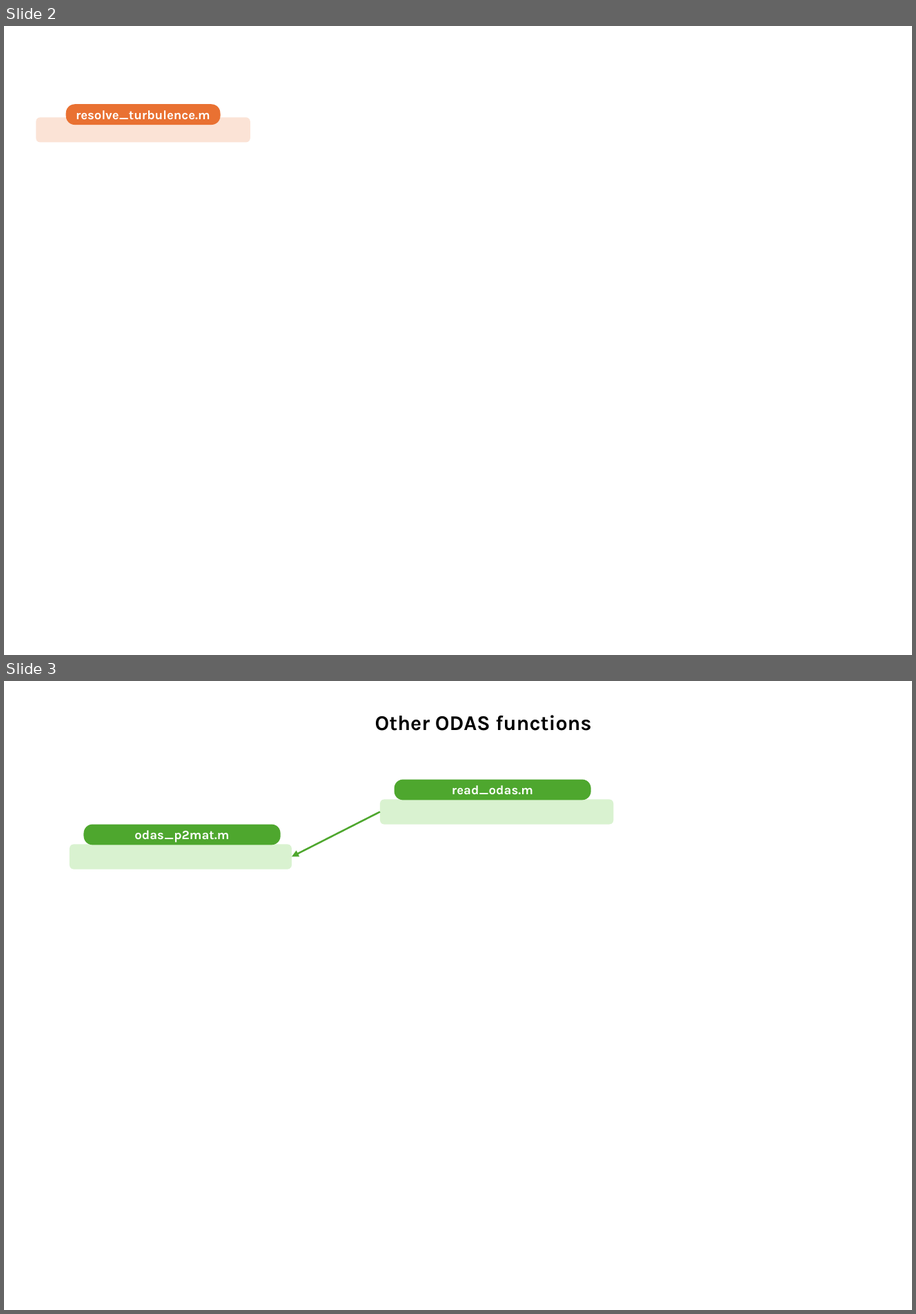
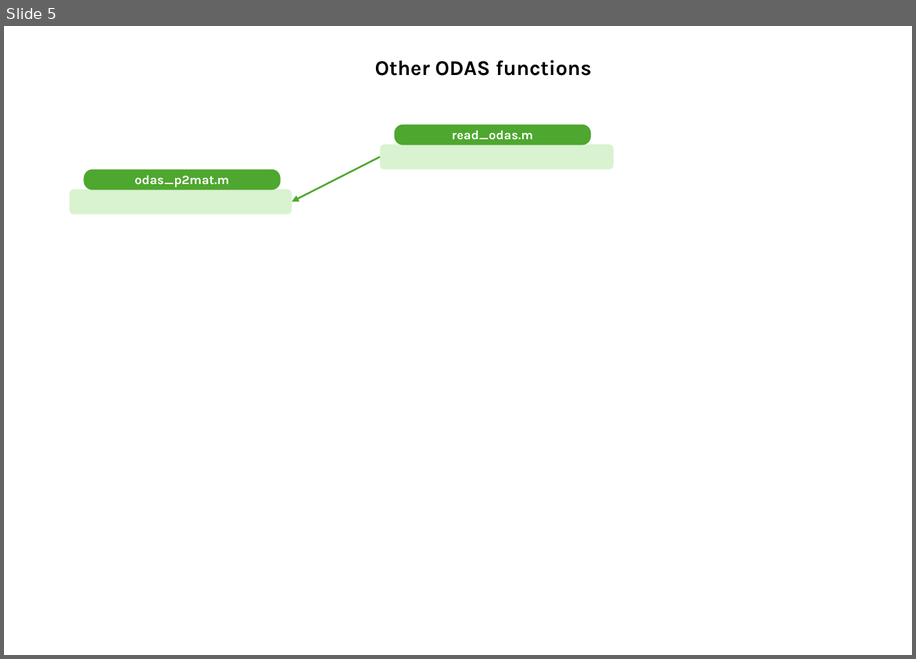
Before and after one commit to tdoda/turbulence_methods, a slide deck: notes/microstructure_profiler_scripts.pptx. Shown one above the other, each under a label of ours: slides 2 and 3 before the commit, slide 5 after it. The pictures are 916x1314 and 916x659 pixels, drawn with LibreOffice and Linux fonts; fonts in the diff are those of the drawing. Boxes give left, top, right and bottom in pixels: in the first picture for what was removed or moved away, otherwise in the second. Text is boxed around its words. In the diff, an @@ line names an element or a change of style, - is before the commit and + after.

```diff
--- a/notes/microstructure_profiler_scripts.pptx
+++ b/notes/microstructure_profiler_scripts.pptx
@@ slide 2 removed at (x1=4, y1=26, x2=912, y2=655), background #FFFFFF @@
@@ rounded rectangle removed at (x1=66, y1=104, x2=221, y2=125) @@
-resolve_turbulence.m
@@ rounded rectangle removed at (x1=36, y1=117, x2=250, y2=143) @@
@@ what was slide 3 is now slide 5 @@
```
Also in this commit, not shown: 1 slide changed, 3 slides added, 1 other file.
